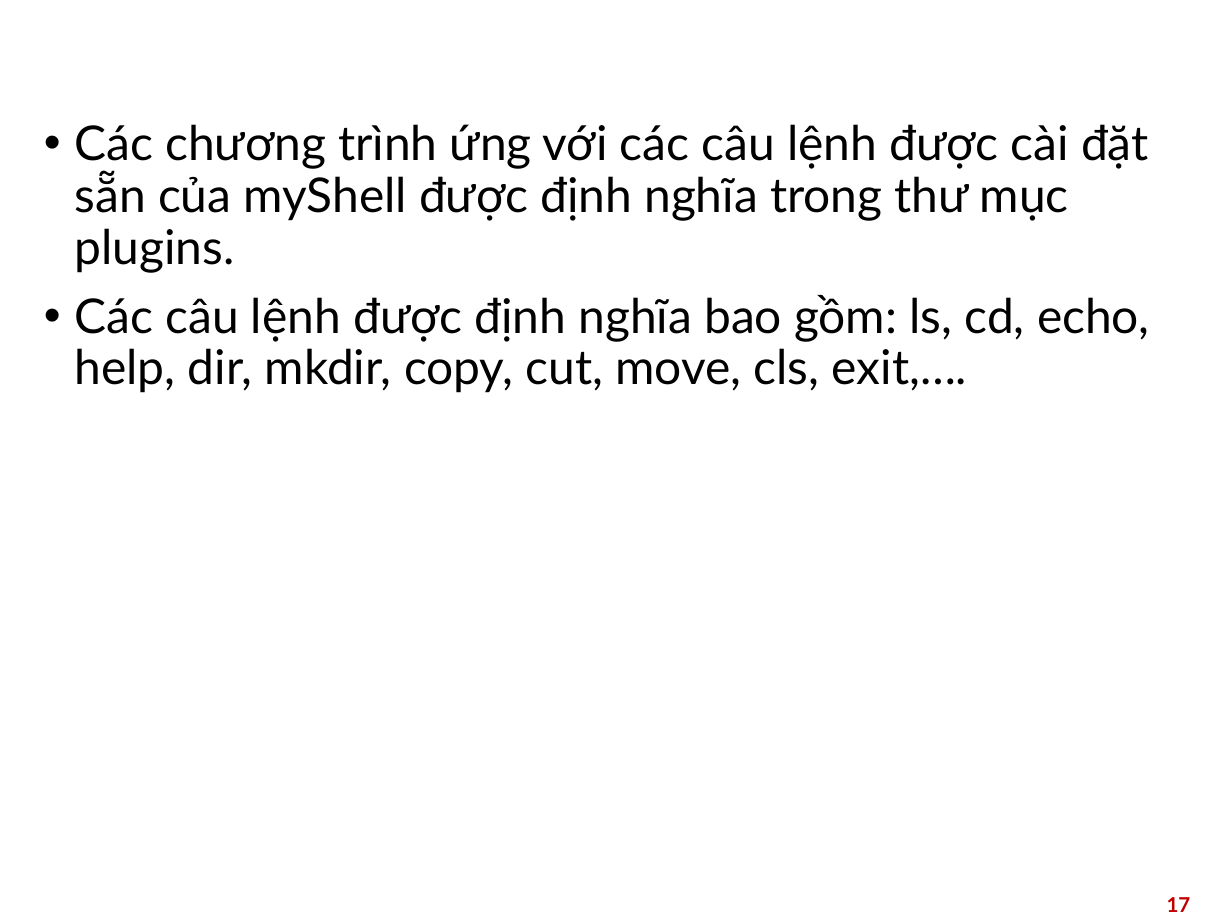
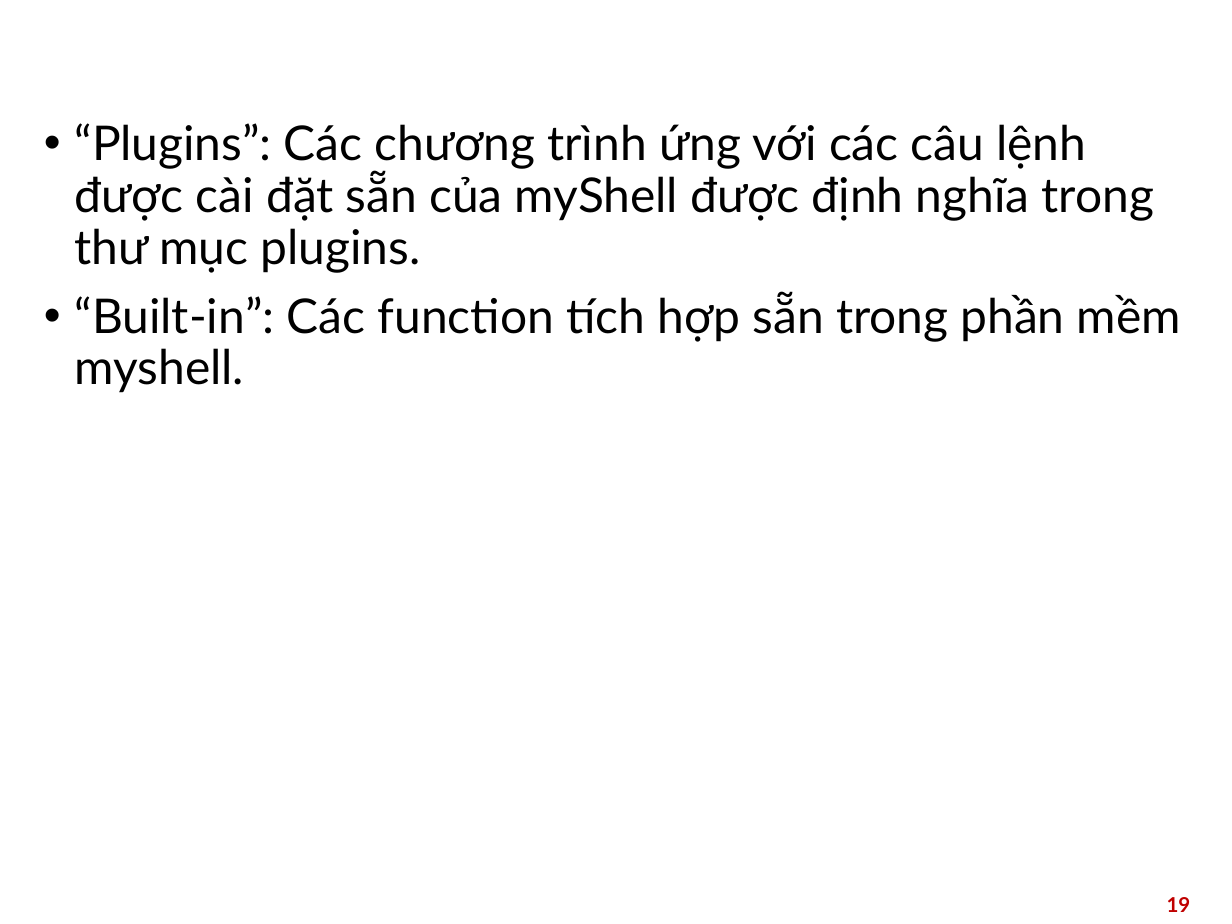
Before and after one commit to Darejkal/NotAShell, a slide deck: slide 19 of slide/HDH.pptx (slide 17 before the commit). Drawn at 1232x924 pixels with LibreOffice and Linux fonts; fonts in the diff are those of the drawing; background and template pictures are left out. Boxes give left, top, right and bottom in pixels: in the first picture for what was removed or moved away, otherwise in the second. Text is boxed around its words. In the diff, an @@ line names an element or a change of style, - is before the commit and + after.

```diff
--- a/slide/HDH.pptx
+++ b/slide/HDH.pptx
@@ text at box(75, 123, 1181, 393): text changed @@
-• Các chương trình ứng với các câu lệnh được cài đặt sẵn của myShell được định nghĩa trong thư mục plugins.
-• Các câu lệnh được định nghĩa bao gồm: ls, cd, echo, help, dir, mkdir, copy, cut, move, cls, exit,….
+• “Plugins”: Các chương trình ứng với các câu lệnh được cài đặt sẵn của myShell được định nghĩa trong thư mục plugins.
+• “Built-in”: Các function tích hợp sẵn trong phần mềm myshell.
@@ page number at box(1167, 897, 1191, 912): text changed @@
-17
+19
```
Also in this commit, not shown: 8 other slides changed, 12 slides added, 3 slides removed, 22 other files.
